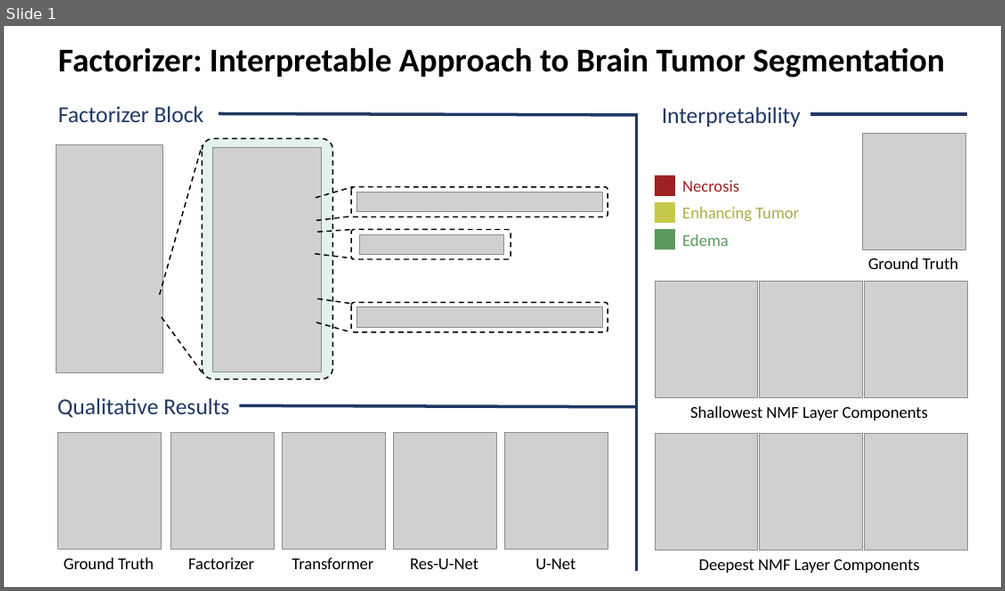
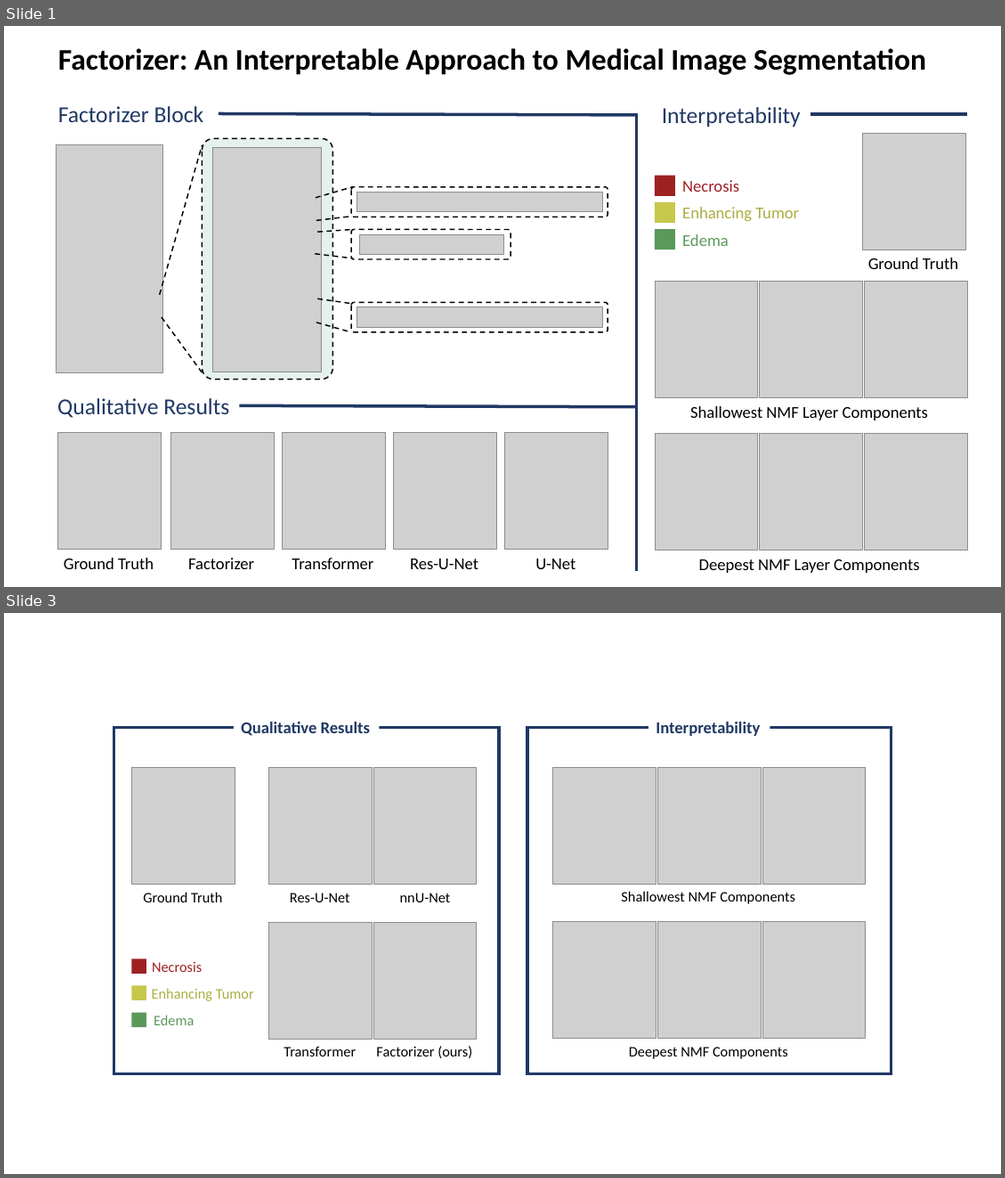
Before and after one commit to pashtari/factorizer, a slide deck: figures/factorizer_overview.pptx. Shown one above the other, each under a label of ours: slide 1 before the commit, slides 1 and 3 after it; the slides between them are not shown. The pictures are 1005x591 and 1005x1178 pixels, drawn with LibreOffice and Linux fonts; fonts in the diff are those of the drawing; grey boxes stand for pictures. Boxes give left, top, right and bottom in pixels: in the first picture for what was removed or moved away, otherwise in the second. Text is boxed around its words. In the diff, an @@ line names an element or a change of style, - is before the commit and + after.

```diff
--- a/figures/factorizer_overview.pptx
+++ b/figures/factorizer_overview.pptx
@@ slide 3 added at (x1=4, y1=613, x2=1001, y2=1174), background #FFFFFF @@
@@ group added at (x1=114, y1=722, x2=890, y2=1074): 12 texts, 11 pictures, 5 rectangles @@
+Ground Truth
+Factorizer (ours)
+nnU-Net
+Res-U-Net
+Transformer
+Necrosis
+Enhancing Tumor
+Edema
+Qualitative Results
+Shallowest NMF Components
+Deepest NMF Components
+Interpretability
@@ slide 1 changed as well @@
@@ title at (x1=58, y1=48, x2=926, y2=75): text changed; size 32 to 28.8 pt @@
-Factorizer: Interpretable Approach to Brain Tumor Segmentation
+Factorizer: An Interpretable Approach to Medical Image Segmentation
```
Also in this commit, not shown: 1 other slide changed, 6 other files.
